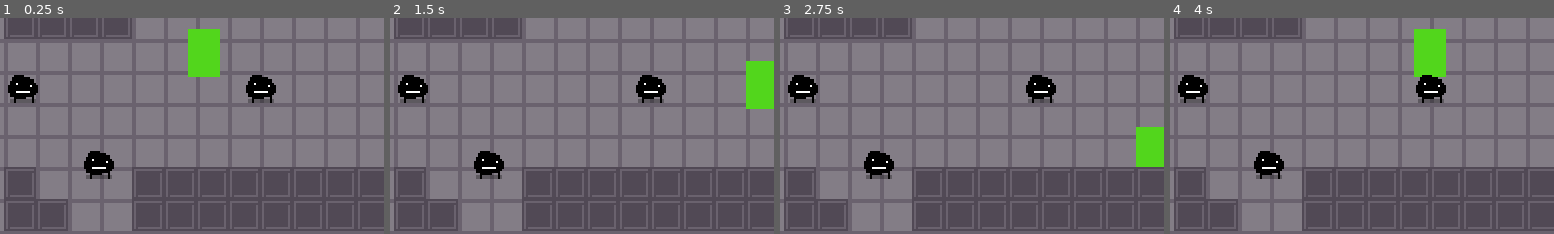
Above: before the commit, frames 1-4 (left to right).
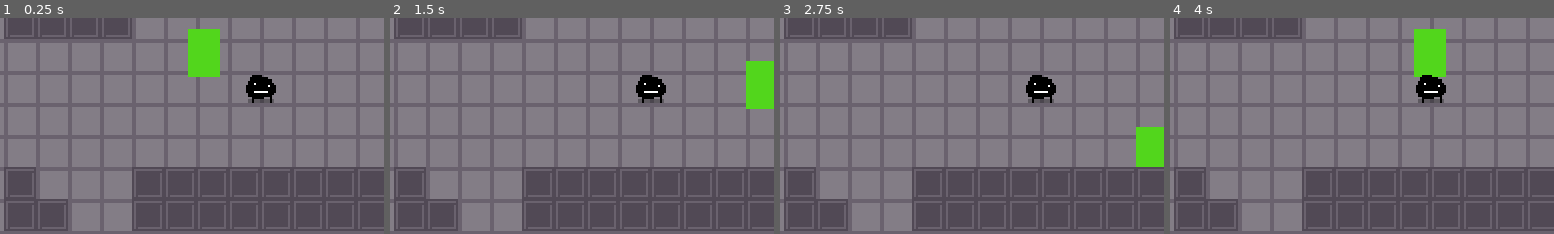
Above: after the commit, the same moments.

Repository: jiink/flask-quest
Game: Godot game, scene res://Rooms/TestRoom/TestRoom.tscn
Two runs of this game, one before a commit and one after it. Both use one fixed random seed, a clock stepped at 60 frames per second and the inputs below.
Inputs:
- Up to frame 1 (0.25 s): no input
- Up to frame 2 (1.5 s): tap Enter at 0.5 s; hold Right (right) 0.53-1.28 s; hold A (x) 0.53-1.28 s; tap Z (a) at 0.6 s; hold Down (down) from 1.28 s (still down); tap A (x) at 1.35 s
- Up to frame 3 (2.75 s): tap Z (a) at 1.55, 2.1 s; release Down (down) at 2.03 s; hold Right (right) from 2.03 s (still down); hold A (x) from 2.03 s (still down)
- Up to frame 4 (4 s): tap Space at 2.75 s; release Right (right) at 2.78 s; release A (x) at 2.78 s; hold Up (up) 2.78-3.53 s; tap A (x) at 2.85 s; tap Z (a) at 3.05, 3.6 s; hold Left (left) from 3.53 s (still down); hold A (x) from 3.53 s (still down)
The pictures show only the part of the screen within x 45-95%, y 32-82%; the shares and areas given below are measured in that part.

The runs differ from the first frame. In frame 1, 1.6% of the frame differs, in the area x 2-30%, y 26-75%; in frame 2, 1.6%; in frame 3, 1.6%; in frame 4, 1.6%.

Commit message:
Basic lights in test room

Diff:
--- a/Rooms/TestRoom/TestRoom.tscn
+++ b/Rooms/TestRoom/TestRoom.tscn
@@ -4,10 +4,10 @@
 [ext_resource path="res://Engine/collisiontile.tres" type="TileSet" id=2]
 [ext_resource path="res://NPC/Boque/Boque.tscn" type="PackedScene" id=3]
 [ext_resource path="res://Engine/dialogue/DialogueTree.tscn" type="PackedScene" id=4]
-[ext_resource path="res://Engine/dialogue/DiagPiece.tscn" type="PackedScene" id=5]
-[ext_resource path="res://NPC/Boque/boqueFaces.png" type="Texture" id=6]
-[ext_resource path="res://NPC/Stercus/stercusFaces.png" type="Texture" id=7]
-[ext_resource path="res://Player/Player.tscn" type="PackedScene" id=8]
+[ext_resource path="res://NPC/Boque/boqueFaces.png" type="Texture" id=5]
+[ext_resource path="res://Engine/dialogue/DiagPiece.tscn" type="PackedScene" id=6]
+[ext_resource path="res://Player/Player.tscn" type="PackedScene" id=7]
+[ext_resource path="res://Engine/light.png" type="Texture" id=8]
 [ext_resource path="res://Items/TestItem.tscn" type="PackedScene" id=9]
 [ext_resource path="res://Engine/dialogue/Diag.tscn" type="PackedScene" id=10]
 
@@ -101,178 +101,141 @@
 
 [node name="DialogueTree" parent="YSort/Boque" index="3" instance=ExtResource( 4 )]
 
-[node name="DiagPiece" parent="YSort/Boque/DialogueTree" index="0" instance=ExtResource( 5 )]
+face_texture = ExtResource( 5 )
+
+[node name="DiagPiece" parent="YSort/Boque/DialogueTree" index="0" instance=ExtResource( 6 )]
 
 message = "hello. blah blah. blahblah? bababa, baba."
 no_face = false
 expression = "(none)"
 face_texture = null
-
-[node name="DiagPiece2" parent="YSort/Boque/DialogueTree/DiagPiece" index="0" instance=ExtResource( 5 )]
+function = "test_react"
+args = [ "poopy", 2, 4 ]
+
+[node name="DiagPiece2" parent="YSort/Boque/DialogueTree/DiagPiece" index="0" instance=ExtResource( 6 )]
 
 key = "yeah"
 message = "cool"
 no_face = false
 expression = "(none)"
 face_texture = null
-
-[node name="DiagPiece3" parent="YSort/Boque/DialogueTree/DiagPiece" index="1" instance=ExtResource( 5 )]
+function = ""
+args = null
+
+[node name="DiagPiece3" parent="YSort/Boque/DialogueTree/DiagPiece" index="1" instance=ExtResource( 6 )]
 
 key = "no"
 message = "man"
 no_face = false
 expression = "(none)"
 face_texture = null
-
-[node name="DiagPiece3" parent="YSort/Boque/DialogueTree/DiagPiece/DiagPiece3" index="0" instance=ExtResource( 5 )]
+function = ""
+args = null
+
+[node name="DiagPiece3" parent="YSort/Boque/DialogueTree/DiagPiece/DiagPiece3" index="0" instance=ExtResource( 6 )]
 
 message = "really?"
 text_delay = 0.07
 no_face = false
 expression = "(none)"
 face_texture = null
-
-[node name="DiagPiece2" parent="YSort/Boque/DialogueTree/DiagPiece/DiagPiece3/DiagPiece3" index="0" instance=ExtResource( 5 )]
+function = ""
+args = null
+
+[node name="DiagPiece2" parent="YSort/Boque/DialogueTree/DiagPiece/DiagPiece3/DiagPiece3" index="0" instance=ExtResource( 6 )]
 
 key = "yep"
-message = "holy c`r`a`p. get OUTTA here"
-no_face = false
-expression = "(none)"
-face_texture = null
-
-[node name="DiagPiece" parent="YSort/Boque/DialogueTree/DiagPiece/DiagPiece3/DiagPiece3" index="1" instance=ExtResource( 5 )]
+message = "heck you. "
+no_face = false
+expression = "(none)"
+face_texture = null
+function = ""
+args = null
+
+[node name="DiagPiece3" parent="YSort/Boque/DialogueTree/DiagPiece/DiagPiece3/DiagPiece3/DiagPiece2" index="0" instance=ExtResource( 6 )]
+
+message = "Null"
+no_face = false
+expression = "(none)"
+face_texture = null
+function = "enter_battle"
+args = null
+
+[node name="DiagPiece" parent="YSort/Boque/DialogueTree/DiagPiece/DiagPiece3/DiagPiece3" index="1" instance=ExtResource( 6 )]
 
 key = "nope"
 message = "wow dumy"
 no_face = false
 expression = "(none)"
 face_texture = null
-
-[node name="Boque2" parent="YSort" index="1" instance=ExtResource( 3 )]
-
-position = Vector2( 185, 112 )
-
-[node name="DialogueTree" parent="YSort/Boque2" index="3" instance=ExtResource( 4 )]
-
-face_texture = ExtResource( 6 )
-
-[node name="DiagPiece" parent="YSort/Boque2/DialogueTree" index="0" instance=ExtResource( 5 )]
-
-message = "Do you like the color green?"
-text_delay = 0.0
-no_face = false
-expression = "stare"
-face_texture = null
-
-[node name="DiagPiece2" parent="YSort/Boque2/DialogueTree/DiagPiece" index="0" instance=ExtResource( 5 )]
-
-key = "Yes"
-message = "Of course."
-no_face = false
-expression = "grin"
-face_texture = null
-
-[node name="DiagPiece" parent="YSort/Boque2/DialogueTree/DiagPiece/DiagPiece2" index="0" instance=ExtResource( 5 )]
-
-message = "Of course you do. Why wouldn't you, you're green."
-no_face = false
-expression = "(none)"
-face_texture = null
-
-[node name="DiagPiece2" parent="YSort/Boque2/DialogueTree/DiagPiece/DiagPiece2/DiagPiece" index="0" instance=ExtResource( 5 )]
-
-message = "You got the AAAAA."
-no_face = true
-expression = "(none)"
-face_texture = null
-
-[node name="DiagPiece3" parent="YSort/Boque2/DialogueTree/DiagPiece" index="1" instance=ExtResource( 5 )]
-
-key = "Nah"
-message = "WHAT"
-no_face = false
-expression = "(none)"
-face_texture = null
-
-[node name="DiagPiece" parent="YSort/Boque2/DialogueTree/DiagPiece/DiagPiece3" index="0" instance=ExtResource( 5 )]
-
-message = "How!?!!"
-no_face = false
-expression = "(none)"
-face_texture = null
-
-[node name="DiagPiece2" parent="YSort/Boque2/DialogueTree/DiagPiece/DiagPiece3/DiagPiece" index="0" instance=ExtResource( 5 )]
-
-message = "We're both green! AAAA"
-no_face = false
-expression = "(none)"
-face_texture = null
-
-[node name="Boque3" parent="YSort" index="2" instance=ExtResource( 3 )]
-
-position = Vector2( 223, 150 )
-
-[node name="DialogueTree" parent="YSort/Boque3" index="3" instance=ExtResource( 4 )]
-
-face_texture = ExtResource( 6 )
-
-[node name="DiagPiece" parent="YSort/Boque3/DialogueTree" index="0" instance=ExtResource( 5 )]
-
-message = "Hey."
-no_face = false
-expression = "smug"
-face_texture = null
-
-[node name="DiagPiece2" parent="YSort/Boque3/DialogueTree/DiagPiece" index="0" instance=ExtResource( 5 )]
-
-message = "Hey Stercus."
-no_face = false
-expression = "smug"
-face_texture = null
-
-[node name="DiagPiece3" parent="YSort/Boque3/DialogueTree/DiagPiece/DiagPiece2" index="0" instance=ExtResource( 5 )]
-
-message = "What."
-text_delay = 0.08
-no_face = false
-expression = "neutral"
-face_texture = ExtResource( 7 )
-
-[node name="DiagPiece4" parent="YSort/Boque3/DialogueTree/DiagPiece/DiagPiece2/DiagPiece3" index="0" instance=ExtResource( 5 )]
-
-message = "..."
-text_delay = 0.1
-no_face = false
-expression = "smug"
-face_texture = ExtResource( 6 )
-
-[node name="DiagPiece5" parent="YSort/Boque3/DialogueTree/DiagPiece/DiagPiece2/DiagPiece3/DiagPiece4" index="0" instance=ExtResource( 5 )]
-
-message = "```suck` my` p```p```."
-text_delay = 0.15
-no_face = false
-expression = "stare"
-face_texture = ExtResource( 6 )
-
-[node name="DiagPiece6" parent="YSort/Boque3/DialogueTree/DiagPiece/DiagPiece2/DiagPiece3/DiagPiece4/DiagPiece5" index="0" instance=ExtResource( 5 )]
-
-message = "```"
-text_delay = 0.15
-no_face = false
-expression = "bigsurprise"
-face_texture = ExtResource( 7 )
-
-[node name="Player" parent="YSort" index="3" instance=ExtResource( 8 )]
+function = ""
+args = null
+
+[node name="Player" parent="YSort" index="1" instance=ExtResource( 7 )]
 
 position = Vector2( 276, 98 )
 
-[node name="TestItem" parent="." index="2" instance=ExtResource( 9 )]
+[node name="Light2D" type="Light2D" parent="." index="2"]
+
+visible = false
+position = Vector2( 127, 72 )
+enabled = true
+editor_only = false
+texture = ExtResource( 8 )
+offset = Vector2( 0, 0 )
+texture_scale = 1.0
+color = Color( 0.180176, 0.411964, 0.960938, 1 )
+energy = 1.75
+mode = 0
+range_height = 0.0
+range_z_min = -1024
+range_z_max = 1024
+range_layer_min = 0
+range_layer_max = 0
+range_item_cull_mask = 1
+shadow_enabled = true
+shadow_color = Color( 0, 0, 0, 0 )
+shadow_buffer_size = 2048
+shadow_gradient_length = 0.0
+shadow_filter = 0
+shadow_filter_smooth = 0.0
+shadow_item_cull_mask = 1
+_sections_unfolded = [ "Shadow", "Transform" ]
+
+[node name="Light2D2" type="Light2D" parent="." index="3"]
+
+visible = false
+position = Vector2( 85, 105 )
+enabled = true
+editor_only = false
+texture = ExtResource( 8 )
+offset = Vector2( 0, 0 )
+texture_scale = 1.0
+color = Color( 0.878906, 0.102997, 0.102997, 1 )
+energy = 1.75
+mode = 0
+range_height = 0.0
+range_z_min = -1024
+range_z_max = 1024
+range_layer_min = 0
+range_layer_max = 0
+range_item_cull_mask = 1
+shadow_enabled = true
+shadow_color = Color( 0, 0, 0, 0 )
+shadow_buffer_size = 2048
+shadow_gradient_length = 0.0
+shadow_filter = 0
+shadow_filter_smooth = 0.0
+shadow_item_cull_mask = 1
+_sections_unfolded = [ "Shadow", "Transform" ]
+
+[node name="TestItem" parent="." index="4" instance=ExtResource( 9 )]
 
 position = Vector2( 489, 201 )
 z_index = -2
 _sections_unfolded = [ "Z Index" ]
 
-[node name="HUD" type="CanvasLayer" parent="." index="3"]
+[node name="HUD" type="CanvasLayer" parent="." index="5"]
 
 layer = 1
 offset = Vector2( 0, 0 )
@@ -283,3 +246,25 @@
 [node name="Diag" parent="HUD" index="0" instance=ExtResource( 10 )]
 
 visible = false
+
+[node name="ColorRect2" type="ColorRect" parent="HUD" index="1"]
+
+visible = false
+anchor_left = 0.0
+anchor_top = 0.0
+anchor_right = 0.0
+anchor_bottom = 0.0
+margin_left = -3.0
+margin_top = -6.0
+margin_right = 392.0
+margin_bottom = 231.0
+rect_pivot_offset = Vector2( 0, 0 )
+rect_clip_content = false
+mouse_filter = 0
+mouse_default_cursor_shape = 0
+size_flags_horizontal = 1
+size_flags_vertical = 1
+color = Color( 0, 0, 0, 0.563529 )
+__meta__ = {
+"_edit_lock_": true
+}
Binary file added: Engine/light.png
Not shown, added: Engine/light.png.import
